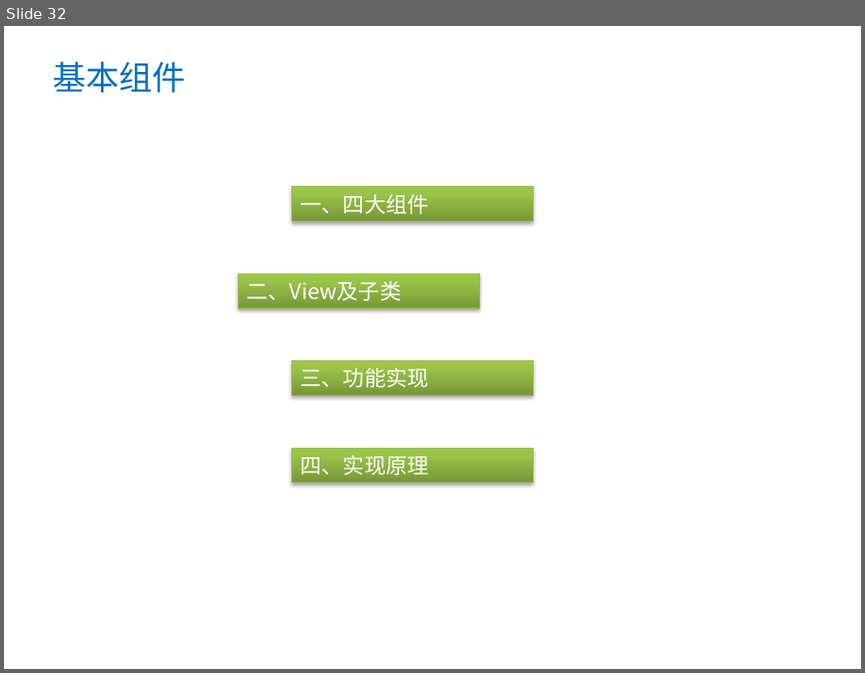
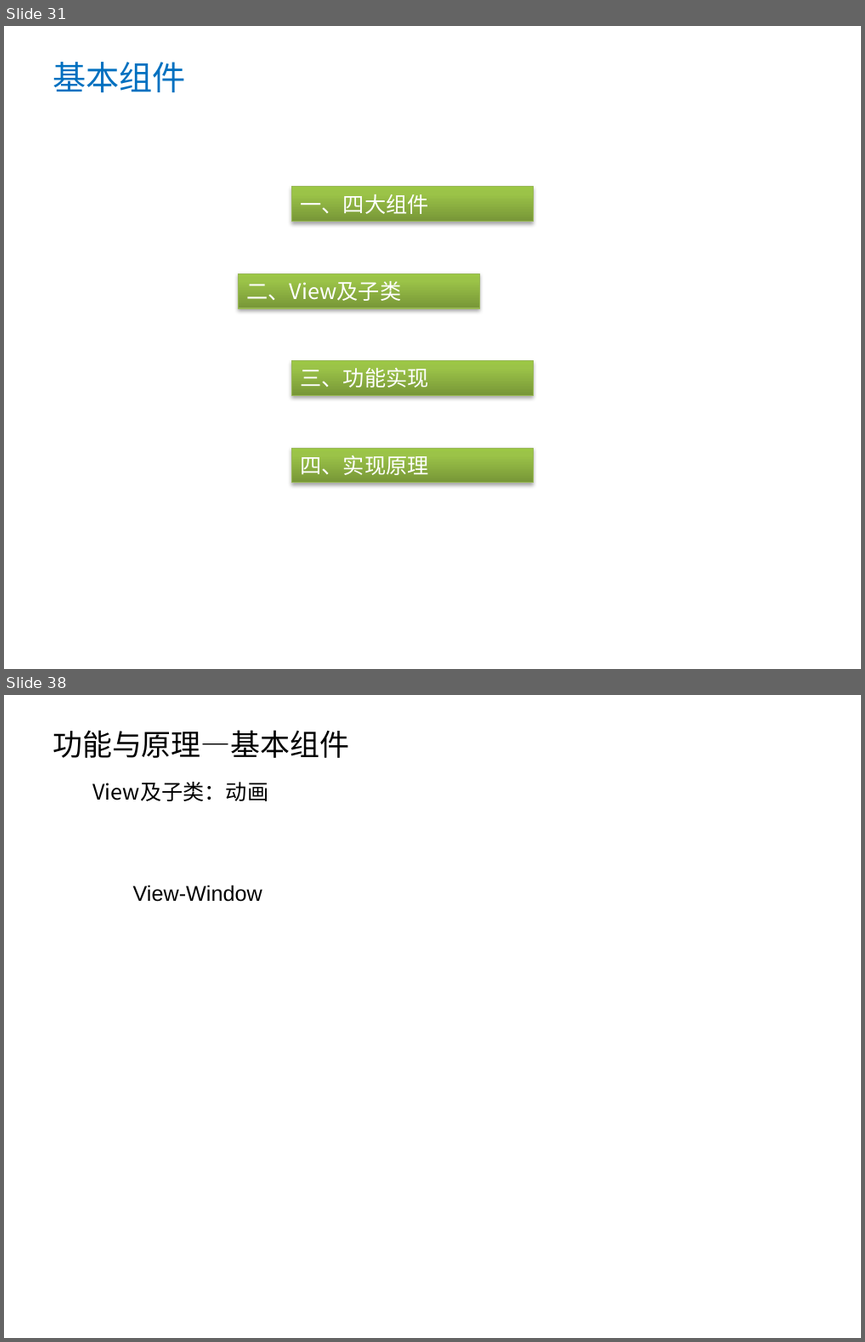
Before and after one commit to jacpy/samples, a slide deck: docs/ppt/android基础资料分享.pptx. Shown one above the other, each under a label of ours: slide 32 before the commit, slides 31 and 38 after it; the slides between them are not shown. The pictures are 865x673 and 865x1342 pixels, drawn with LibreOffice and Linux fonts; fonts in the diff are those of the drawing; background and template pictures are left out. Boxes give left, top, right and bottom in pixels: in the first picture for what was removed or moved away, otherwise in the second. Text is boxed around its words. In the diff, an @@ line names an element or a change of style, - is before the commit and + after.

```diff
--- a/docs/ppt/android基础资料分享.pptx
+++ b/docs/ppt/android基础资料分享.pptx
@@ slide 38 added at (4, 695, 861, 1338), background picture (left out) @@
@@ text added at (52, 730, 350, 758), 25 pt, text #000000 @@
+功能与原理—基本组件
@@ text added at (92, 782, 268, 801), 18 pt, text #000000 @@
+View及子类：动画
@@ text added at (133, 885, 262, 902), 18 pt, text #000000 @@
+View-Window
@@ what was slide 32 is now slide 31 @@
```
Also in this commit, not shown: 5 slides changed, 19 other slides added, 1 slide removed, 1 other file.
